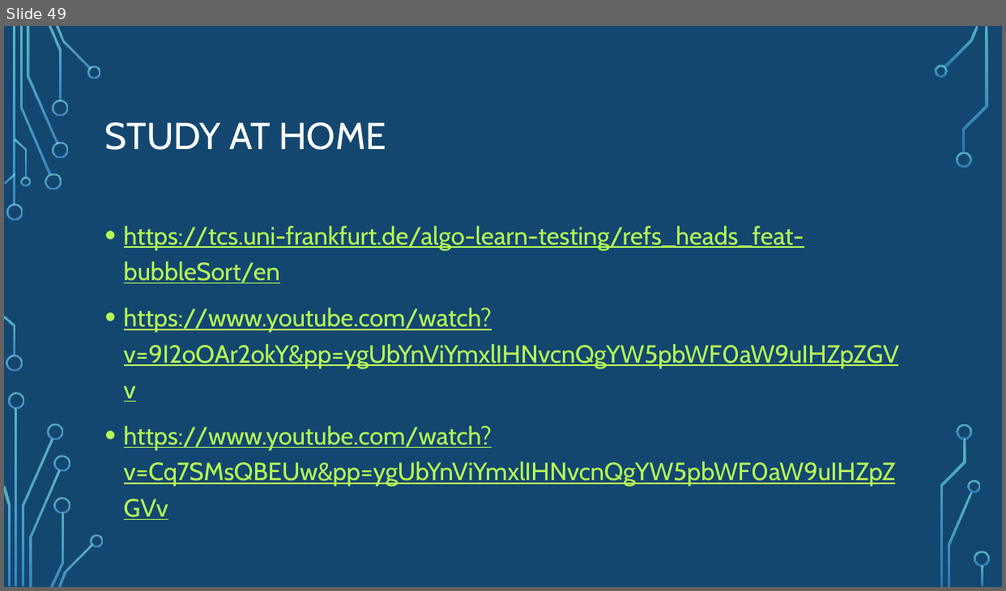
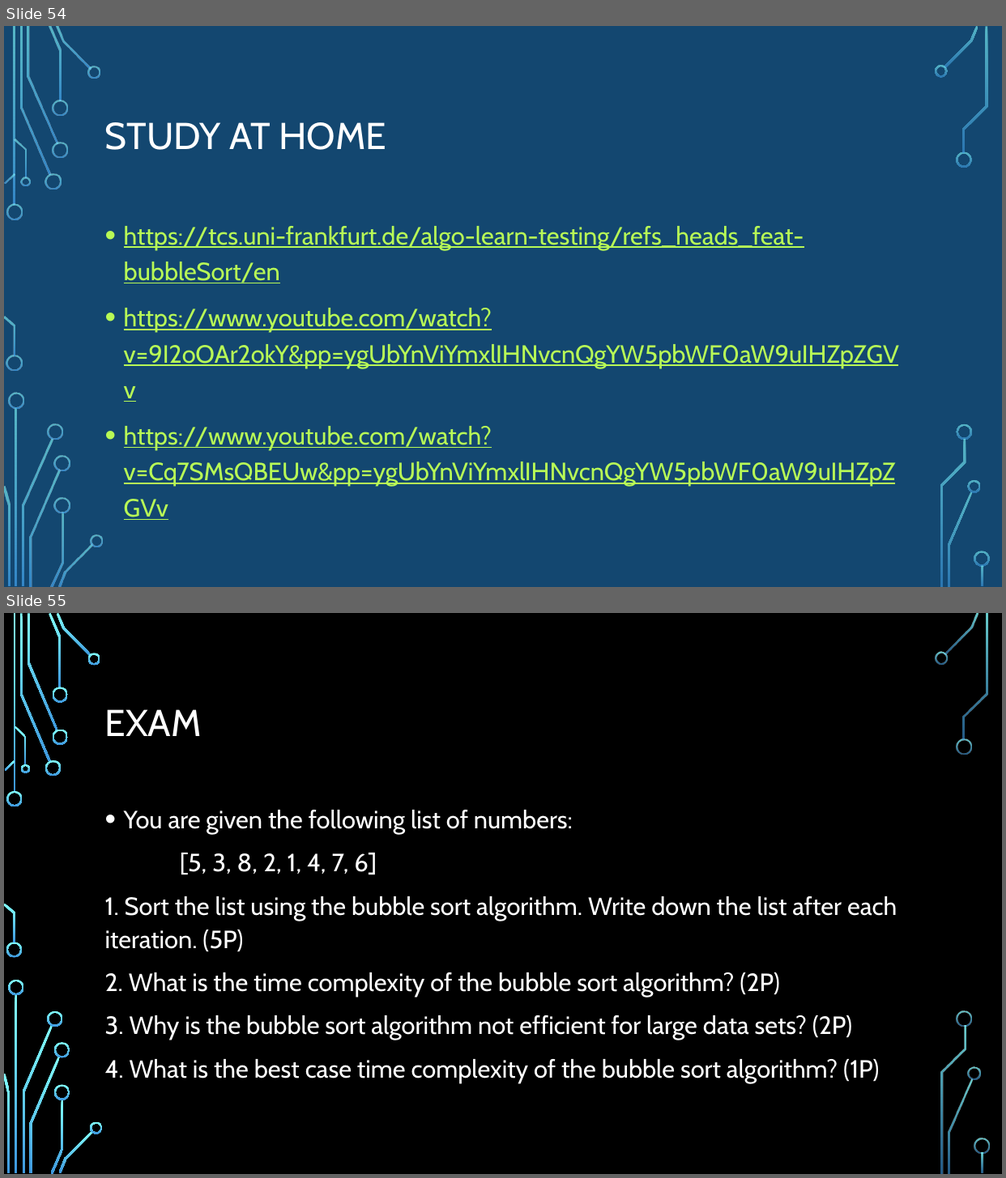
Before and after one commit to Fabianstw/MiniGamesArduino, a slide deck: LearningUnit/Presentation/BubbleSortTheoryWeek1.pptx. Shown one above the other, each under a label of ours: slide 49 before the commit, slides 54 and 55 after it. The pictures are 1006x591 and 1006x1178 pixels, drawn with LibreOffice and Linux fonts; fonts in the diff are those of the drawing; background and template pictures are left out. Boxes give left, top, right and bottom in pixels: in the first picture for what was removed or moved away, otherwise in the second. Text is boxed around its words. In the diff, an @@ line names an element or a change of style, - is before the commit and + after.

```diff
--- a/LearningUnit/Presentation/BubbleSortTheoryWeek1.pptx
+++ b/LearningUnit/Presentation/BubbleSortTheoryWeek1.pptx
@@ slide 55 added at bbox=[4, 613, 1002, 1174], background picture (left out); not listed: 17 template elements that a slide beside it also shows @@
@@ title added at bbox=[105, 709, 202, 736], 36 pt, text #FFFFFF @@
+EXAM
@@ text added at bbox=[105, 810, 897, 1084], 24 pt, text #FFFFFF @@
+• You are given the following list of numbers:
+[5, 3, 8, 2, 1, 4, 7, 6]
+1. Sort the list using the bubble sort algorithm. Write down the list after each iteration. (5P)
+2. What is the time complexity of the bubble sort algorithm? (2P)
+3. Why is the bubble sort algorithm not efficient for large data sets? (2P)
+4. What is the best case time complexity of the bubble sort algorithm? (1P)
@@ group added at bbox=[6, 652, 990, 1173]: 19 freeform shapes @@
@@ what was slide 49 is now slide 54 @@
```
Also in this commit, not shown: 6 other slides added, 2 other files.
